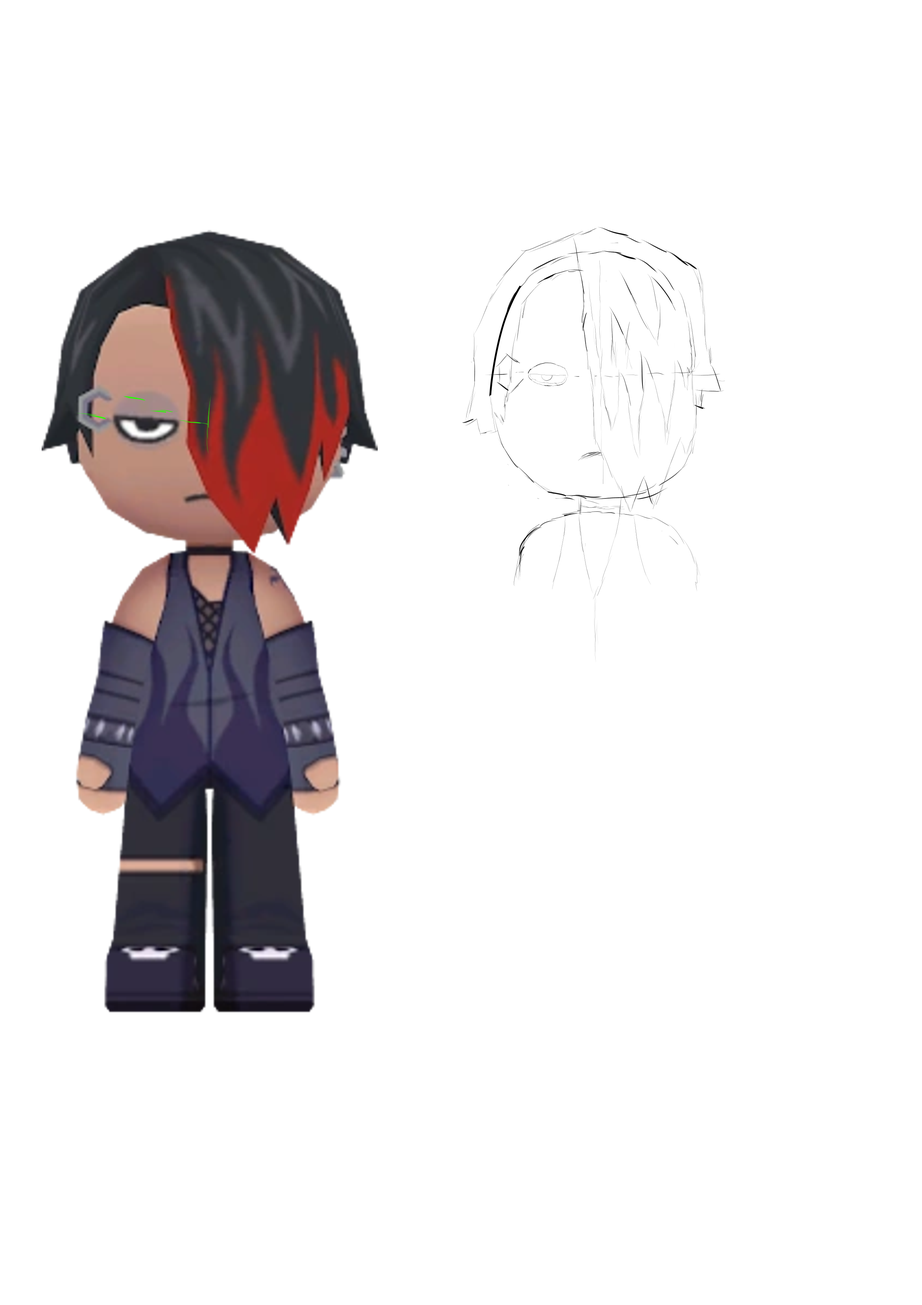
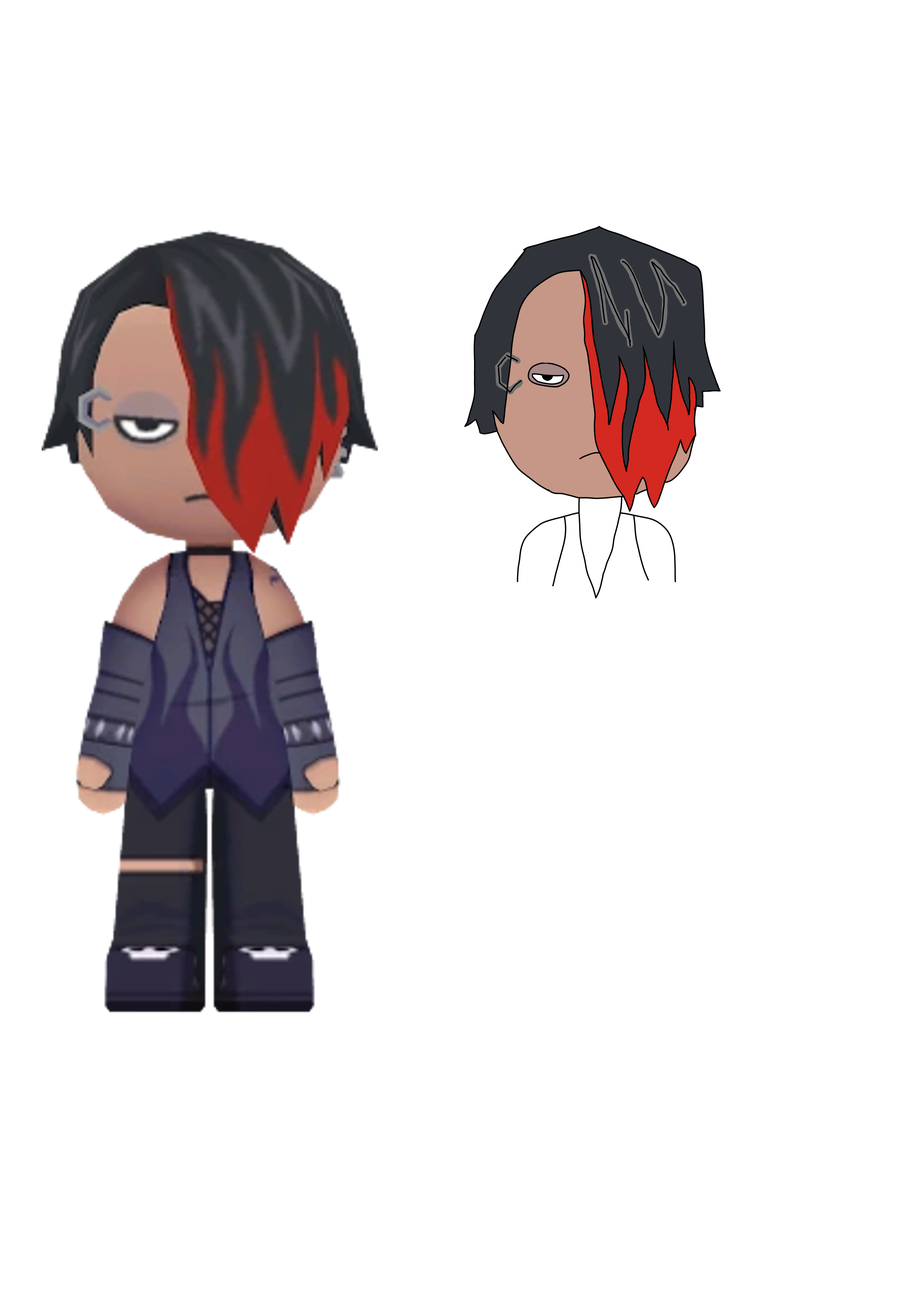
Before/after of a 922x1305 layered artwork. What changed in the layer stack:
added layer "outline" above "sketch" over [462, 225, 726, 619]
hid "sketch", opacity 100% → 30%, painted on it over [76, 225, 726, 663]
added layer "fill" above "ref" over [462, 225, 726, 524]
painted on "ref" over [76, 394, 212, 454]
